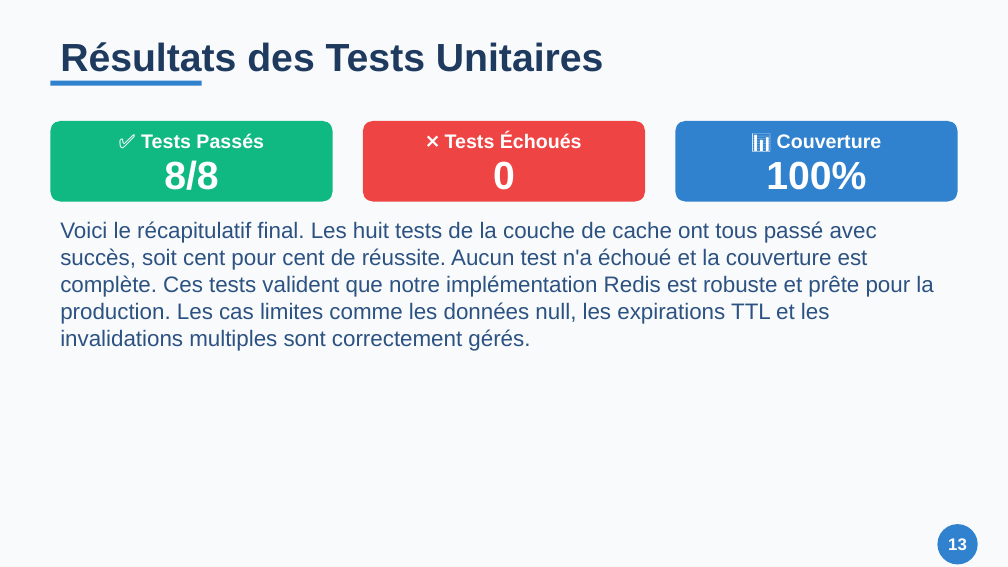
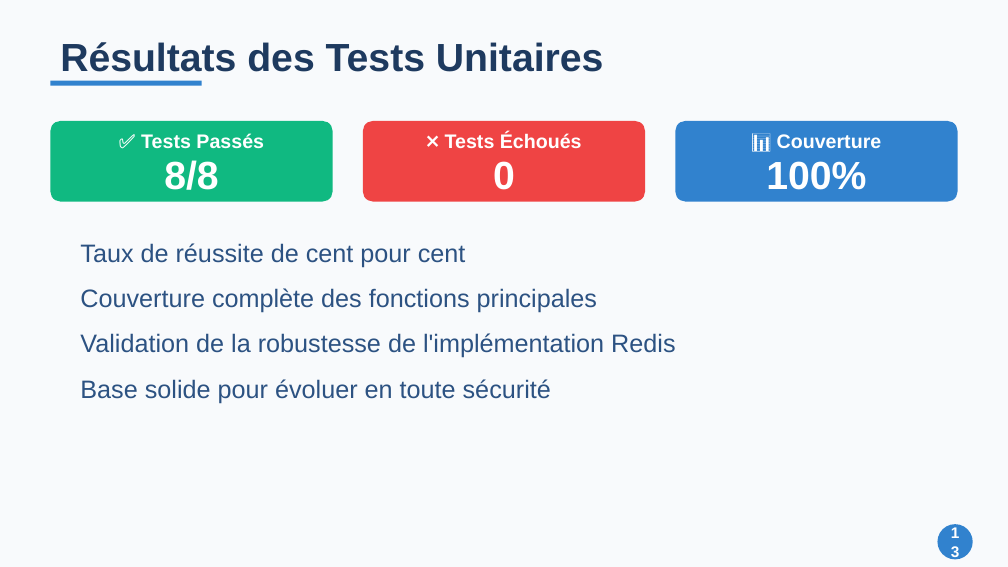
Before and after one commit to Zeinot/marketplace-saas, a slide deck: slide 13 of output/Presentation_Cache_Redis.pptx. Drawn at 1008x567 pixels with LibreOffice and Linux fonts; fonts in the diff are those of the drawing. Boxes give left, top, right and bottom in pixels: in the first picture for what was removed or moved away, otherwise in the second. Text is boxed around its words. In the diff, an @@ line names an element or a change of style, - is before the commit and + after.

```diff
--- a/output/Presentation_Cache_Redis.pptx
+++ b/output/Presentation_Cache_Redis.pptx
@@ text "Taux de réussite de cent ..." at (80, 243, 466, 267): vertical alignment top to middle @@
@@ text at (80, 243, 466, 267): text changed; size 16 to 18 pt @@
-Voici le récapitulatif final. Les huit tests de la couche de cache ont tous passé avec succès, soit cent pour cent de réussite. Aucun test n'a échoué et la couverture est complète. Ces tests valident que notre implémentation Redis est robuste et prête pour la production. Les cas limites comme les données null, les expirations TTL et les invalidations multiples sont correctement gérés.
+Taux de réussite de cent pour cent
@@ text added at (80, 288, 597, 313), 18 pt, text #2C5282 @@
+Couverture complète des fonctions principales
@@ text added at (80, 333, 675, 358), 18 pt, text #2C5282 @@
+Validation de la robustesse de l'implémentation Redis
@@ text added at (80, 379, 551, 403), 18 pt, text #2C5282 @@
+Base solide pour évoluer en toute sécurité
@@ text "13" at (937, 524, 973, 559): size 12 to 11 pt @@
@@ ellipse: place and size @@
-ellipse at (937, 524, 978, 564)
+ellipse at (937, 524, 973, 559)
```
Also in this commit, not shown: 19 other slides changed, 6 other files.
